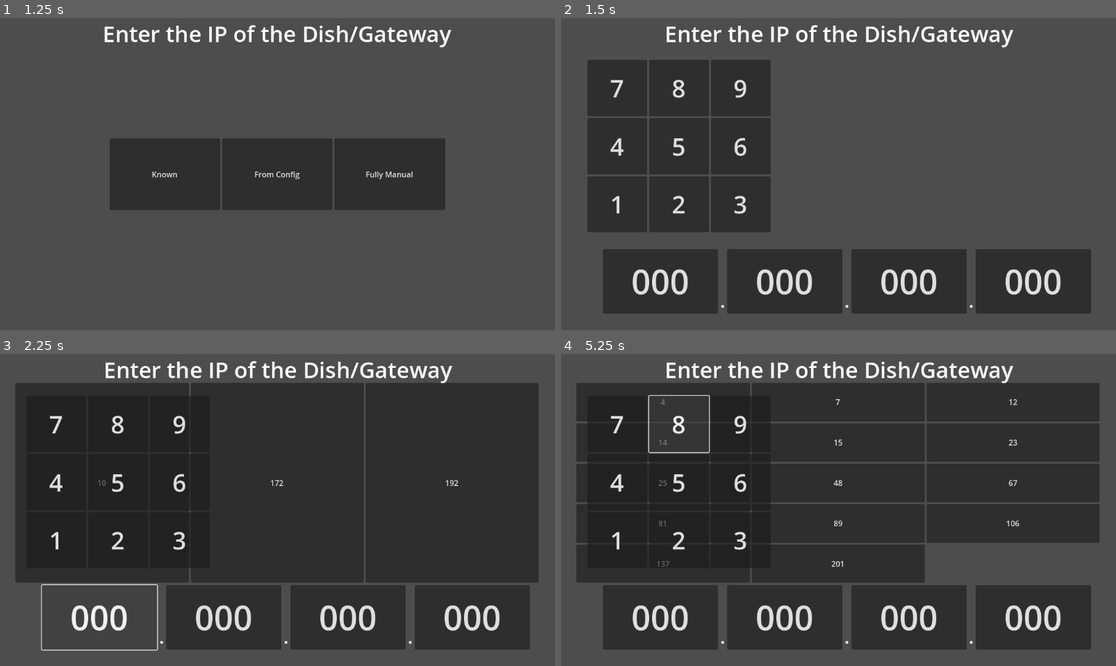
Above: before the commit, frames 1-4 (two rows, left to right).
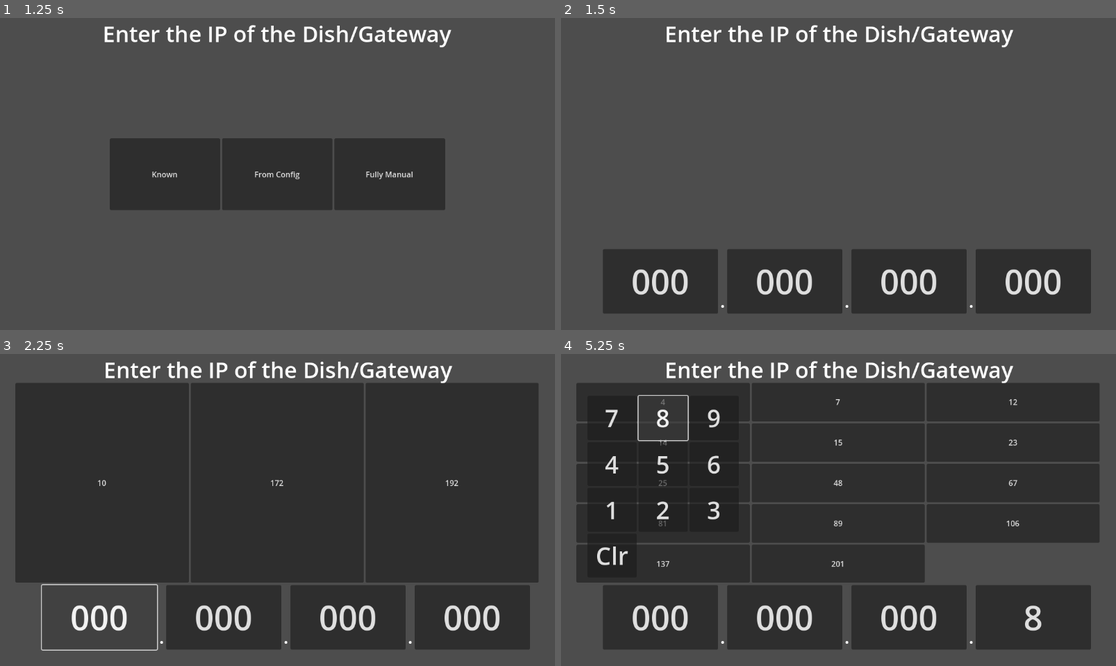
Above: after the commit, the same moments.

Repository: mwpaulsen86/GoDish
Game: Godot game, scene res://MainMenu.tscn
The game is run twice, just before and just after one commit, with the same random seed, the same clock (stepped at 60 frames per second) and the same inputs.
Inputs:
- Up to frame 1 (1.25 s): click "Set IP" at 0.5 s
- Up to frame 2 (1.5 s): click "Known" at 1.25 s
- Up to frame 3 (2.25 s): click "000" at 2 s
- Up to frame 4 (5.25 s): click "000" at 2.75 s; click "000" at 3.5 s; click "000" at 4.25 s; click "4" at 5 s

Frame 1 is identical in both runs. In frame 2, 17% of the frame differs, in the area x 4-38%, y 13-69%; in frame 3, 0.8%; in frame 4, 2.3%.

Commit message:
Numpad working mostly, getting ready to combine on_byte_#_pressed functions

Diff:
--- a/SetIPFromConfig.gd
+++ b/SetIPFromConfig.gd
@@ -1,4 +1,5 @@
 extends Control
+
 
 
 # Called when the node enters the scene tree for the first time.
@@ -6,6 +7,7 @@
 	var NumPad = get_node("NumPadContainer")
 	for button in NumPad.get_children():
 		button.connect("pressed", Callable(self,"_on_numpad_button_pressed").bind(button.text))
+	NumPad.visible = false
 	pass # Replace with function body.
 
 
@@ -65,42 +67,81 @@
 	_make_buttons_for_IP_blocks(Global.byte3nums, "3")
 	pass # Replace with function body.
 
+func _on_byte_4_pressed():
+	Global.currentOctetPos = "4"
+	_show_numpad()
+	pass # Replace with function body.
+
 func _on_numpad_button_pressed(text):
 	print(text)
+	_octet_string_manual_entry(text)
 	pass
 
-func _on_num_pad_1_pressed():
+func _octet_string_manual_entry(numString):
+	var octetToEdit = get_node("MarginContainer/HBoxContainer/byte" + Global.currentOctetPos)
+	var octetLength = octetToEdit.text.length()
+	if octetToEdit.text == "000" && numString.is_valid_int():
+		octetToEdit.text = numString
+	if octetLength < 3 && numString.is_valid_int():
+		octetToEdit.text += numString
+	elif numString == "Clr":
+		octetToEdit.text = ""
+	pass
 
-	pass # Replace with function body.
+func _show_numpad():
+	var NumPad = get_node("NumPadContainer")
+	NumPad.visible = true
+	pass
+
+func _hide_numpad():
+	var NumPad = get_node("NumPadContainer")
+	NumPad.visible = false
+	pass
 
 
-func _on_num_pad_2_pressed():
-	pass # Replace with function body.
 
 
-func _on_num_pad_3_pressed():
-	pass # Replace with function body.
 
 
-func _on_num_pad_4_pressed():
-	pass # Replace with function body.
 
 
-func _on_num_pad_5_pressed():
-	pass # Replace with function body.
 
 
-func _on_num_pad_6_pressed():
-	pass # Replace with function body.
 
 
-func _on_num_pad_7_pressed():
-	pass # Replace with function body.
-
-
-func _on_num_pad_8_pressed():
-	pass # Replace with function body.
-
-
-func _on_num_pad_9_pressed():
-	pass # Replace with function body.
+#
+#func _on_num_pad_1_pressed():
+#
+#	pass # Replace with function body.
+#
+#
+#func _on_num_pad_2_pressed():
+#	pass # Replace with function body.
+#
+#
+#func _on_num_pad_3_pressed():
+#	pass # Replace with function body.
+#
+#
+#func _on_num_pad_4_pressed():
+#	pass # Replace with function body.
+#
+#
+#func _on_num_pad_5_pressed():
+#	pass # Replace with function body.
+#
+#
+#func _on_num_pad_6_pressed():
+#	pass # Replace with function body.
+#
+#
+#func _on_num_pad_7_pressed():
+#	pass # Replace with function body.
+#
+#
+#func _on_num_pad_8_pressed():
+#	pass # Replace with function body.
+#
+#
+#func _on_num_pad_9_pressed():
+#	pass # Replace with function body.
--- a/SetIPFromConfig.tscn
+++ b/SetIPFromConfig.tscn
@@ -126,8 +126,8 @@
 layout_mode = 0
 offset_left = 55.0
 offset_top = 87.0
-offset_right = 435.0
-offset_bottom = 445.0
+offset_right = 369.0
+offset_bottom = 464.0
 columns = 3
 
 [node name="numPad7" type="Button" parent="NumPadContainer"]
@@ -192,10 +192,18 @@
 size_flags_vertical = 3
 theme_override_font_sizes/font_size = 50
 text = "3"
+
+[node name="numPad10" type="Button" parent="NumPadContainer"]
+layout_mode = 2
+size_flags_horizontal = 3
+size_flags_vertical = 3
+theme_override_font_sizes/font_size = 50
+text = "Clr"
 
 [connection signal="pressed" from="MarginContainer/HBoxContainer/byte1" to="." method="_on_byte_1_pressed"]
 [connection signal="pressed" from="MarginContainer/HBoxContainer/byte2" to="." method="_on_byte_2_pressed"]
 [connection signal="pressed" from="MarginContainer/HBoxContainer/byte3" to="." method="_on_byte_3_pressed"]
+[connection signal="pressed" from="MarginContainer/HBoxContainer/byte4" to="." method="_on_byte_4_pressed"]
 [connection signal="pressed" from="NumPadContainer/numPad7" to="." method="_on_num_pad_7_pressed"]
 [connection signal="pressed" from="NumPadContainer/numPad8" to="." method="_on_num_pad_8_pressed"]
 [connection signal="pressed" from="NumPadContainer/numPad9" to="." method="_on_num_pad_9_pressed"]
@@ -205,3 +213,4 @@
 [connection signal="pressed" from="NumPadContainer/numPad1" to="." method="_on_num_pad_1_pressed"]
 [connection signal="pressed" from="NumPadContainer/numPad2" to="." method="_on_num_pad_2_pressed"]
 [connection signal="pressed" from="NumPadContainer/numPad3" to="." method="_on_num_pad_3_pressed"]
+[connection signal="pressed" from="NumPadContainer/numPad10" to="." method="_on_num_pad_3_pressed"]
--- a/main.gd
+++ b/main.gd
@@ -9,4 +9,5 @@
 var byte2nums = ["11", "12", "16", "110", "111"]
 var byte3nums = ["4", "7", "12", "14", "15", "23", "25", "48", "67", "81", "89", "106", "137", "201"]
 
-var currentOctetPos = ""
+var currentOctetPos = "1"
+var gatewayIP = ["0", "0", "0", "0"]
